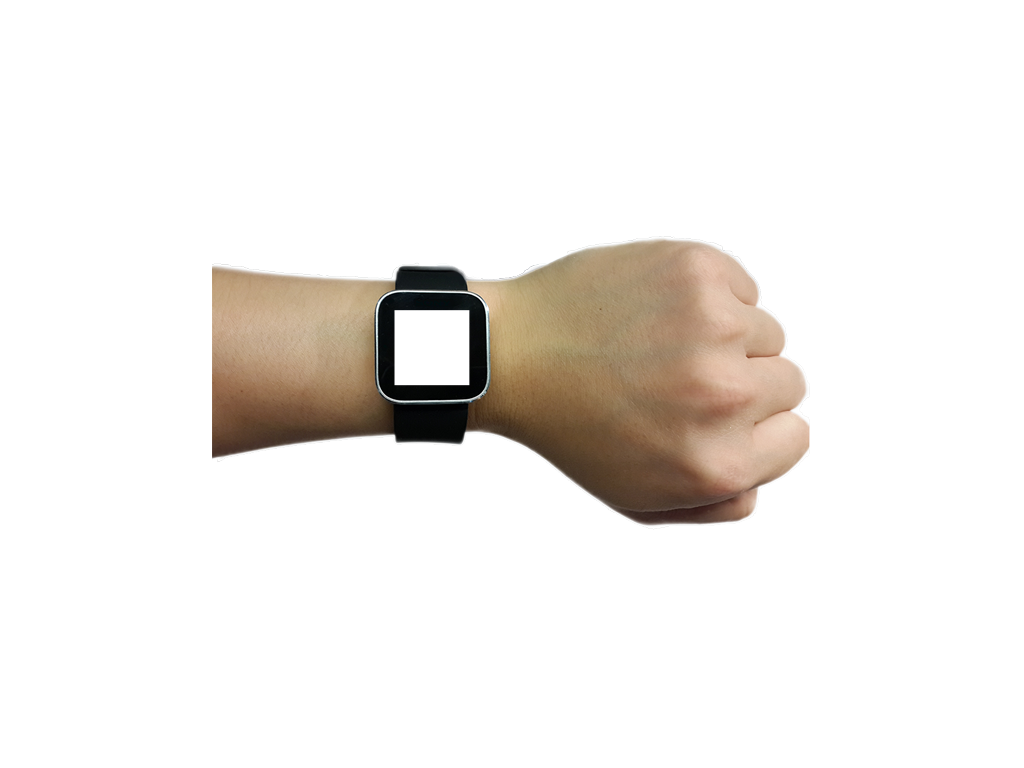
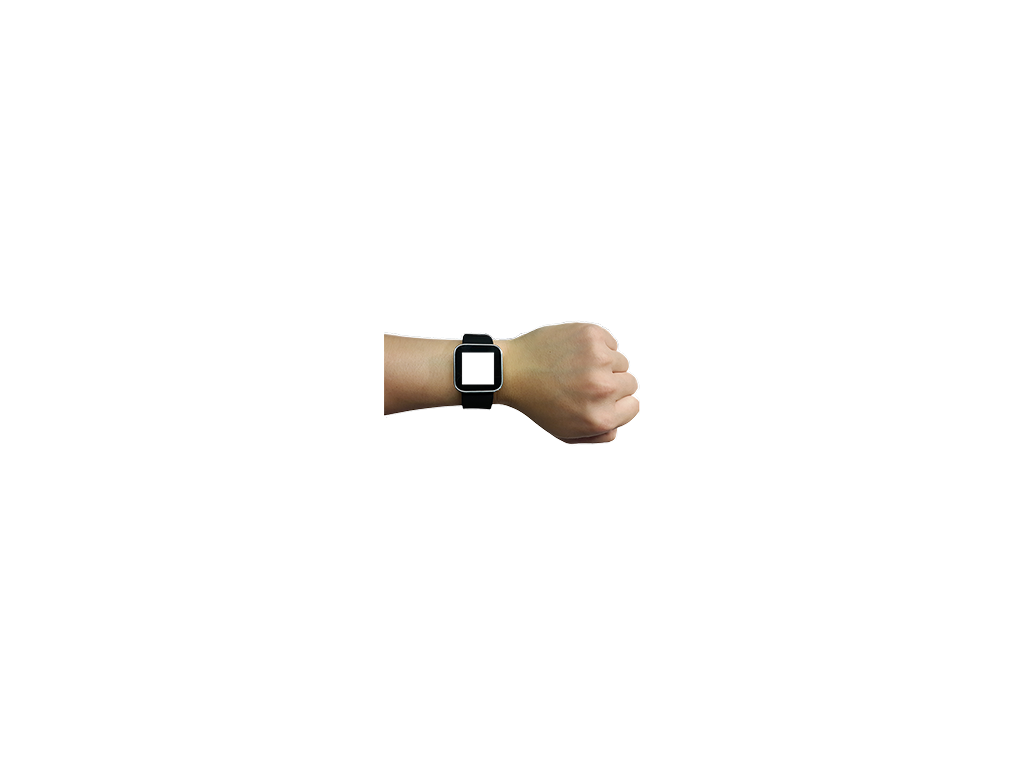
Before/after of a w=1024, h=768 layered artwork. What changed in the layer stack:
hid "Layer 0" over (x1=212, y1=236, x2=810, y2=530)
added layer "Layer 4" above "Layer 3" over (x1=384, y1=288, x2=640, y2=480)
hid "Layer 2" over (x1=212, y1=236, x2=810, y2=530)
removed layer "Layer 1" over (x1=212, y1=236, x2=810, y2=530)
added layer "Rounded Rectangle 4" above "Rounded Rectangle 3" over (x1=337, y1=279, x2=552, y2=467)
added layer "Rounded Rectangle 3" over (x1=212, y1=236, x2=810, y2=530)
